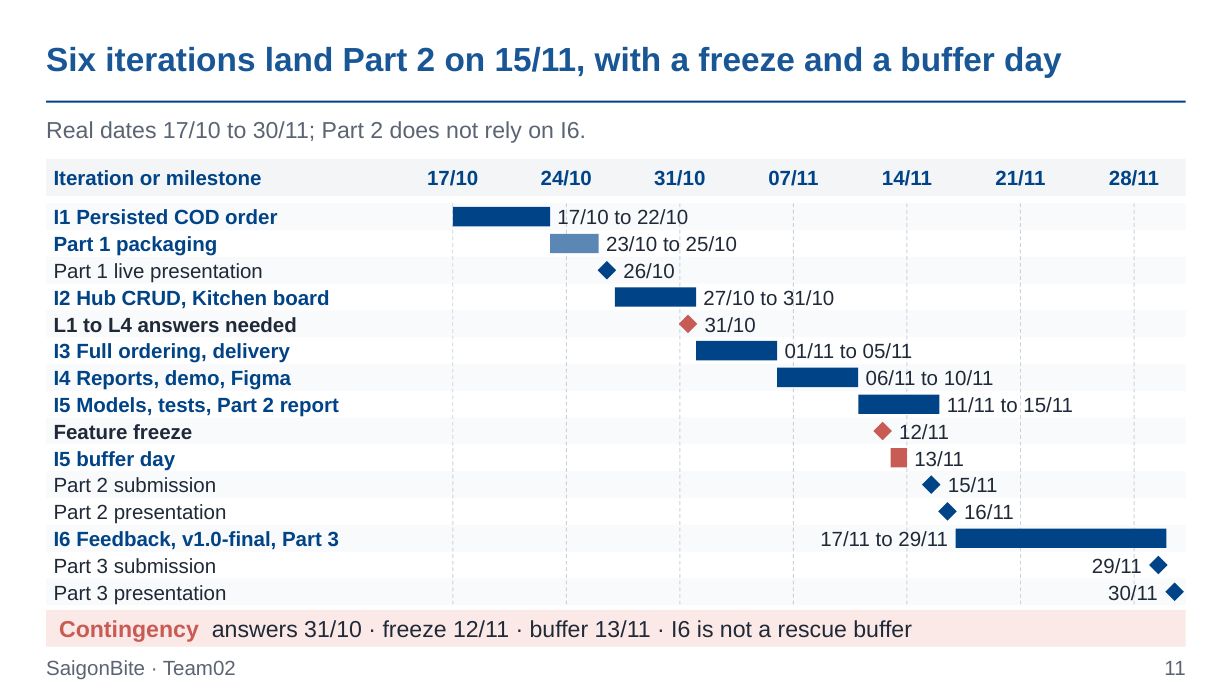
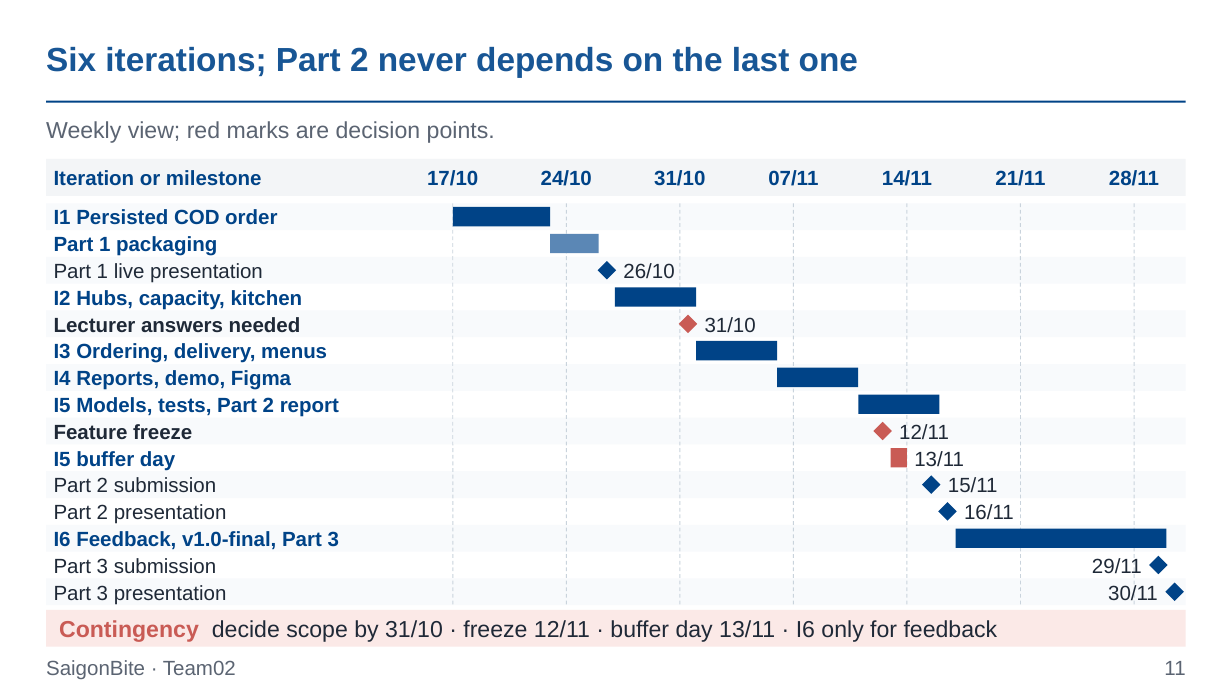
Before and after one commit to Dat071104/SaigonBite, a slide deck: slide 11 of docs/part1/Team02_Proposal_Slides_for_SaigonBite.pptx. Drawn at 1232x693 pixels with LibreOffice and Linux fonts; fonts in the diff are those of the drawing. Boxes give left, top, right and bottom in pixels: in the first picture for what was removed or moved away, otherwise in the second. Text is boxed around its words. In the diff, an @@ line names an element or a change of style, - is before the commit and + after.

```diff
--- a/docs/part1/Team02_Proposal_Slides_for_SaigonBite.pptx
+++ b/docs/part1/Team02_Proposal_Slides_for_SaigonBite.pptx
@@ title at (46, 47, 858, 77): text changed @@
-Six iterations land Part 2 on 15/11, with a freeze and a buffer day
+Six iterations; Part 2 never depends on the last one
@@ text at (46, 121, 495, 143): text changed @@
-Real dates 17/10 to 30/11; Part 2 does not rely on I6.
+Weekly view; red marks are decision points.
@@ text removed at (557, 209, 688, 227) @@
-17/10 to 22/10
@@ text removed at (606, 236, 737, 252) @@
-23/10 to 25/10
@@ text at (54, 290, 303, 310): text changed @@
-I2 Hub CRUD, Kitchen board
+I2 Hubs, capacity, kitchen
@@ text removed at (703, 290, 834, 310) @@
-27/10 to 31/10
@@ text at (54, 317, 301, 332): text changed @@
-L1 to L4 answers needed
+Lecturer answers needed
@@ text at (54, 343, 327, 363): text changed @@
-I3 Full ordering, delivery
+I3 Ordering, delivery, menus
@@ text removed at (785, 343, 913, 363) @@
-01/11 to 05/11
@@ text removed at (866, 370, 994, 386) @@
-06/11 to 10/11
@@ text removed at (947, 397, 1073, 413) @@
-11/11 to 15/11
@@ text removed at (820, 531, 948, 547) @@
-17/11 to 29/11
@@ text at (59, 620, 998, 642): text changed @@
-Contingency answers 31/10 · freeze 12/11 · buffer 13/11 · I6 is not a rescue buffer
+Contingency decide scope by 31/10 · freeze 12/11 · buffer day 13/11 · I6 only for feedback
```
Also in this commit, not shown: 11 other slides changed, 1 slide added, 1 slide removed, 9 other files.
